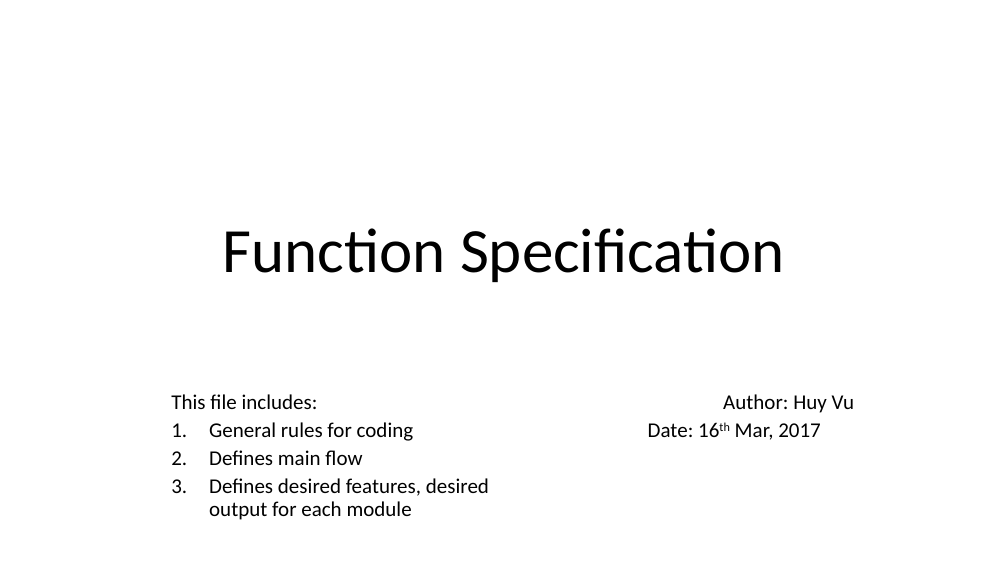
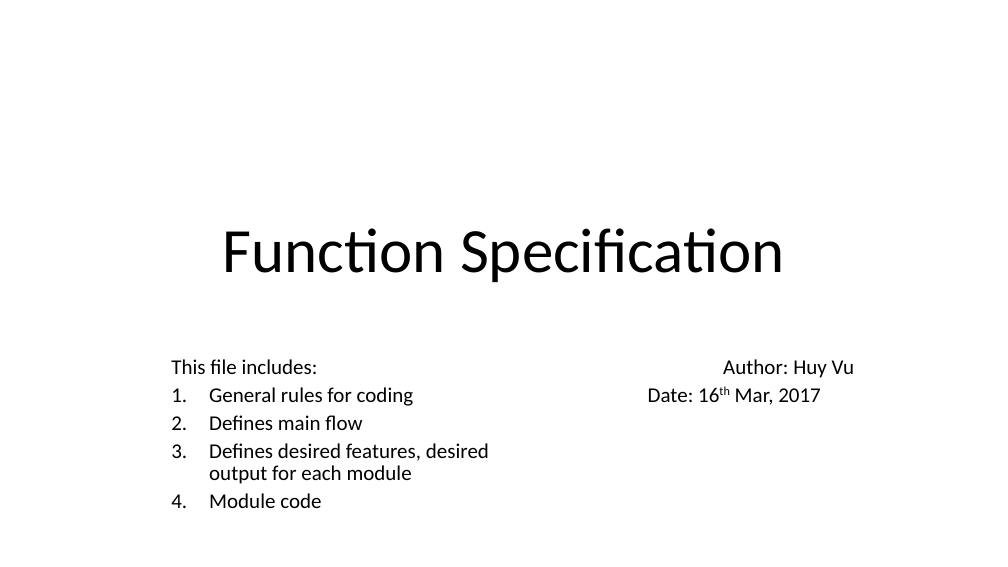
Before and after one commit to nguyenphu27/MyThesis, a slide deck: slide 1 of 00_Document/00_development_process/PPT_FunctionSpecification_R00.pptx. Drawn at 1008x567 pixels with LibreOffice and Linux fonts; fonts in the diff are those of the drawing. Boxes give left, top, right and bottom in pixels: in the first picture for what was removed or moved away, otherwise in the second. Text is boxed around its words. In the diff, an @@ line names an element or a change of style, - is before the commit and + after.

Commit message:
Update main, main_class, func spec
main_class now could init all module instance (include submodule)
Make Function specification more clearly

```diff
--- a/00_Document/00_development_process/PPT_FunctionSpecification_R00.pptx
+++ b/00_Document/00_development_process/PPT_FunctionSpecification_R00.pptx
@@ subtitle "This file includes:": place and size @@
-subtitle "This file includes:" at (171,394,854,520)
+subtitle "This file includes:" at (171,359,854,508)
@@ subtitle at (209,493,321,508): paragraph added @@
+  4. Module code
```
Also in this commit, not shown: 16 other slides changed, 1 slide added, 2 other files.
